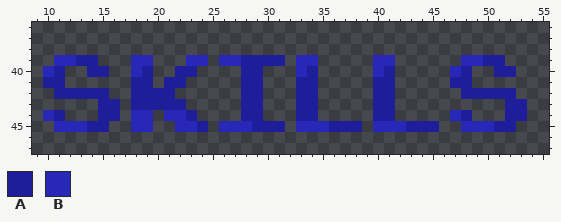
Edited in one commit: pixel-art file (GameSprites/UI/New PC Combat Buttons/Skills Button Simple.aseprite). This is how it looked before the edit.
64x64 pixels, 1 frame. Shown: x 9..55, y 36..47.
Palette (. is transparent): A #1e1e9a  B #2828b8
Pixels before, first column x 10:
39 .BBAA...BB...BB.BBAAAA.BB.....BB......BBAA..
40 BA..AA..BA..AA....AA...BA.....BA.....BA..AA.
41 AA......AA.AA.....AA...AA.....AA.....AA.....
42 .AAAAA..AAAA......AA...AA.....AA......AAAAA.
43 .....AA.AAAAA.....AA...AA.....AA..........AA
44 BA...AA.BB.BBA....AA...AA.....AA.....BA...AA
45 .BBBAA..BB..BBA.BBBAAA.BBBAAA.BBBAAA..BBBAA.
The result:
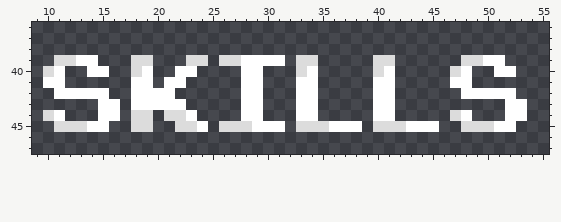
The exact change:
colour A: #1e1e9a -> #ffffff
colour B: #2828b8 -> #dcdcdc
Boxes around the changes in both pictures, in picture pixels (x1, y1, x2, y2):
changed: (43, 55, 527, 132)
